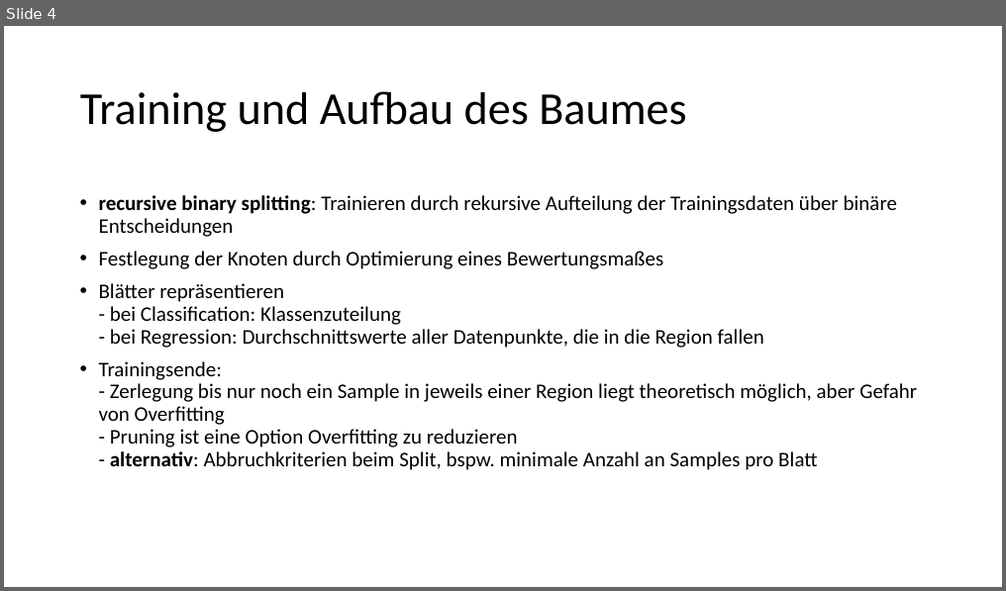
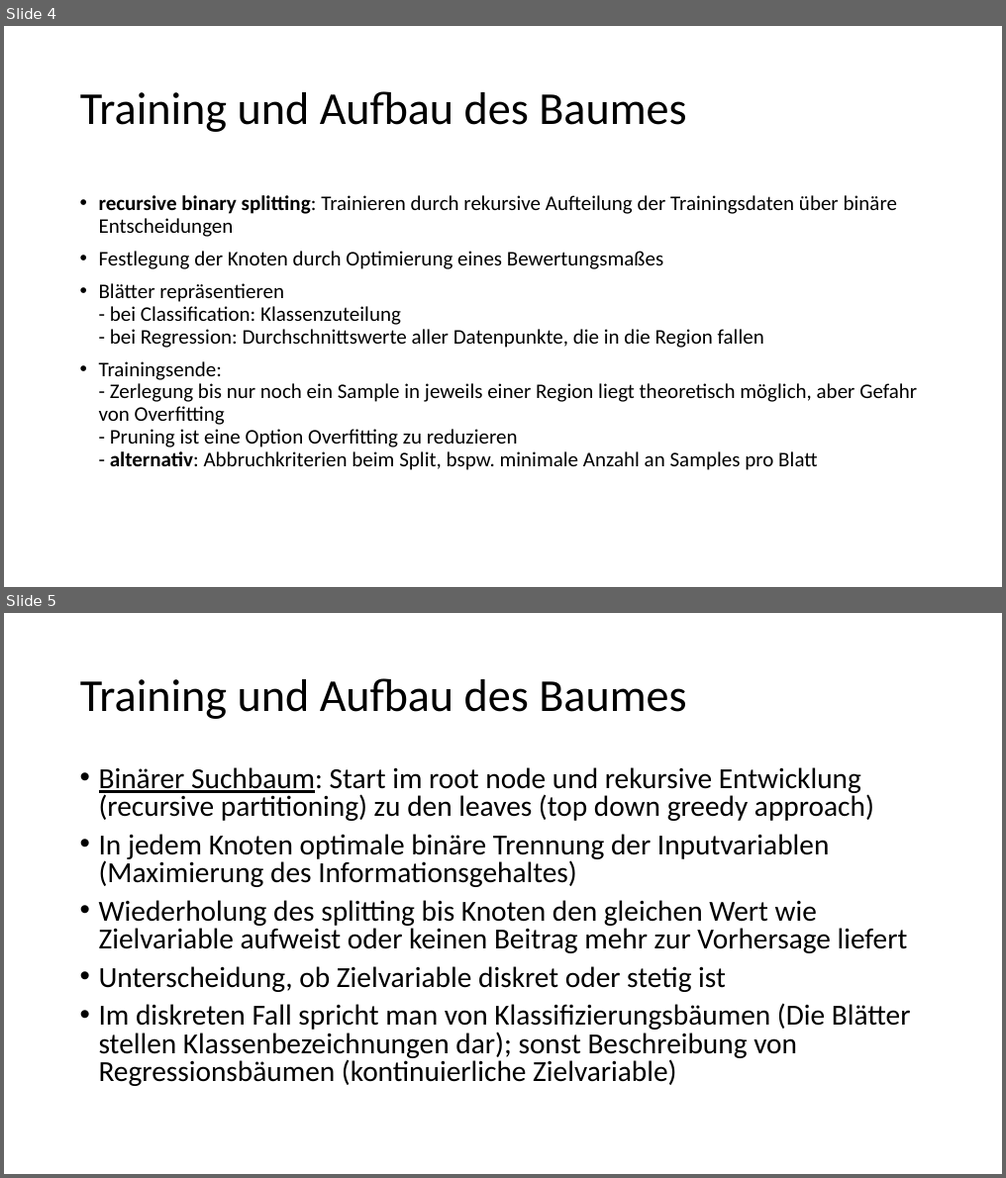
Before and after one commit to MichaelisMenden/Mustererkennung, a slide deck: Aufgabe 3/CART_Gruppe6_Burger,Baron,Linder,Wimmer.ppt. Shown one above the other, each under a label of ours: slide 4 before the commit, slides 4 and 5 after it. The pictures are 1006x591 and 1006x1178 pixels, drawn with LibreOffice and Linux fonts; fonts in the diff are those of the drawing; background and template pictures are left out. Boxes give left, top, right and bottom in pixels: in the first picture for what was removed or moved away, otherwise in the second. Text is boxed around its words. In the diff, an @@ line names an element or a change of style, - is before the commit and + after.

```diff
--- a/Aufgabe 3/CART_Gruppe6_Burger,Baron,Linder,Wimmer.ppt
+++ b/Aufgabe 3/CART_Gruppe6_Burger,Baron,Linder,Wimmer.ppt
@@ slide 5 added at (x1=4, y1=613, x2=1002, y2=1174), background #FFFFFF @@
@@ title added at (x1=80, y1=678, x2=686, y2=719), 44 pt, text #000000 @@
+Training und Aufbau des Baumes
@@ text added at (x1=99, y1=767, x2=911, y2=1086), 28 pt, text #000000 @@
+• Binärer Suchbaum: Start im root node und rekursive Entwicklung (recursive partitioning) zu den leaves (top down greedy approach)
+• In jedem Knoten optimale binäre Trennung der Inputvariablen (Maximierung des Informationsgehaltes)
+• Wiederholung des splitting bis Knoten den gleichen Wert wie Zielvariable aufweist oder keinen Beitrag mehr zur Vorhersage liefert
+• Unterscheidung, ob Zielvariable diskret oder stetig ist
+• Im diskreten Fall spricht man von Klassifizierungsbäumen (Die Blätter stellen Klassenbezeichnungen dar); sonst Beschreibung von Regressionsbäumen (kontinuierliche Zielvariable)
```
Also in this commit, not shown: 1 slide changed, 3 other slides added, 1 slide removed, 2 other files.
